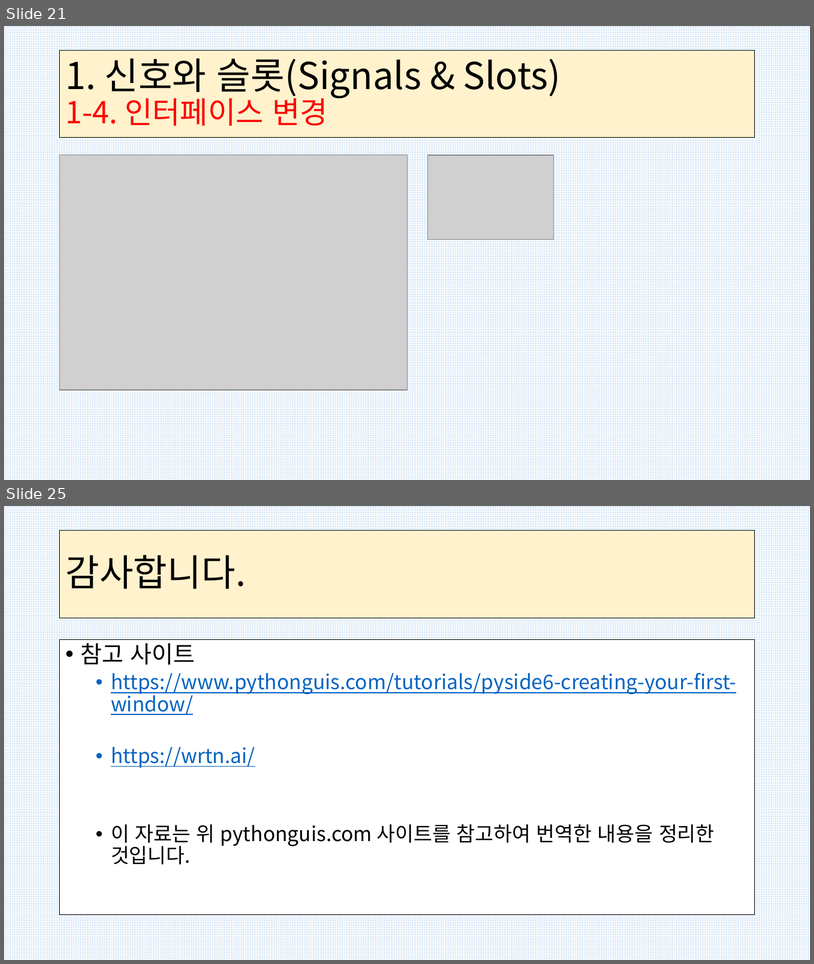
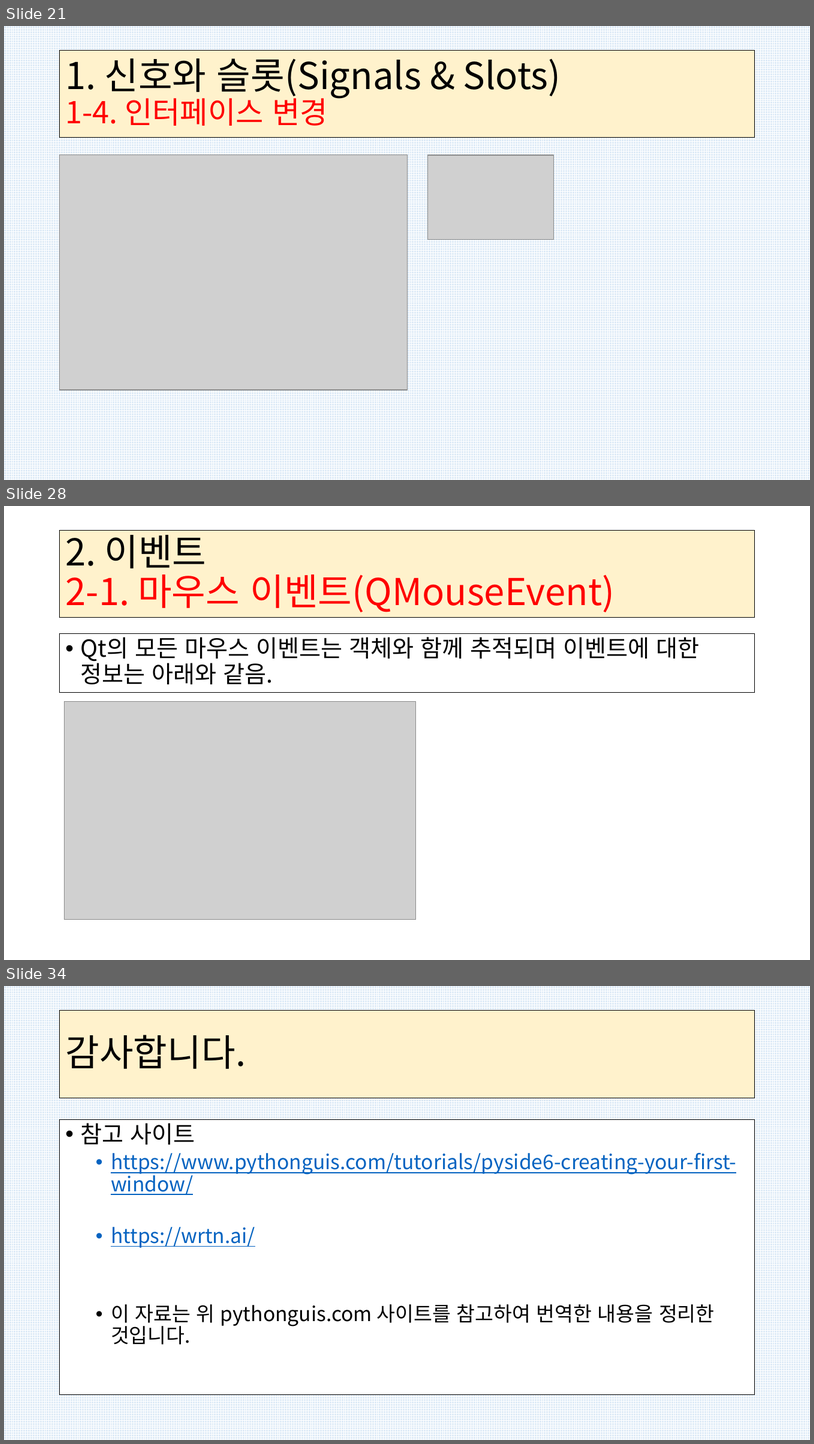
Before and after one commit to kig2929kig/PySide6, a slide deck: PySide-2.pptx. Shown one above the other, each under a label of ours: slides 21 and 25 before the commit, slides 21, 28 and 34 after it; the slides between them are not shown. The pictures are 814x964 and 814x1444 pixels, drawn with LibreOffice and Linux fonts; fonts in the diff are those of the drawing; grey boxes stand for pictures. Boxes give left, top, right and bottom in pixels: in the first picture for what was removed or moved away, otherwise in the second. Text is boxed around its words. In the diff, an @@ line names an element or a change of style, - is before the commit and + after.

```diff
--- a/PySide-2.pptx
+++ b/PySide-2.pptx
@@ slide 28 added at (x1=4, y1=506, x2=810, y2=960), background #FFFFFF @@
@@ title added at (x1=60, y1=530, x2=755, y2=618), fill #FFF2CC, outline #000000 0.75 pt, 44 pt, text #FF0000 @@
+2. 이벤트
+2-1. 마우스 이벤트(QMouseEvent)
@@ text added at (x1=60, y1=634, x2=755, y2=693), fill #FFFFFF, outline #000000 0.75 pt, 28 pt, text #000000 @@
+• Qt의 모든 마우스 이벤트는 객체와 함께 추적되며 이벤트에 대한 정보는 아래와 같음.
@@ picture added at (x1=65, y1=702, x2=417, y2=919) @@
@@ what was slide 25 is now slide 34 @@
```
Also in this commit, not shown: 2 slides changed, 9 other slides added, 1 slide removed.
